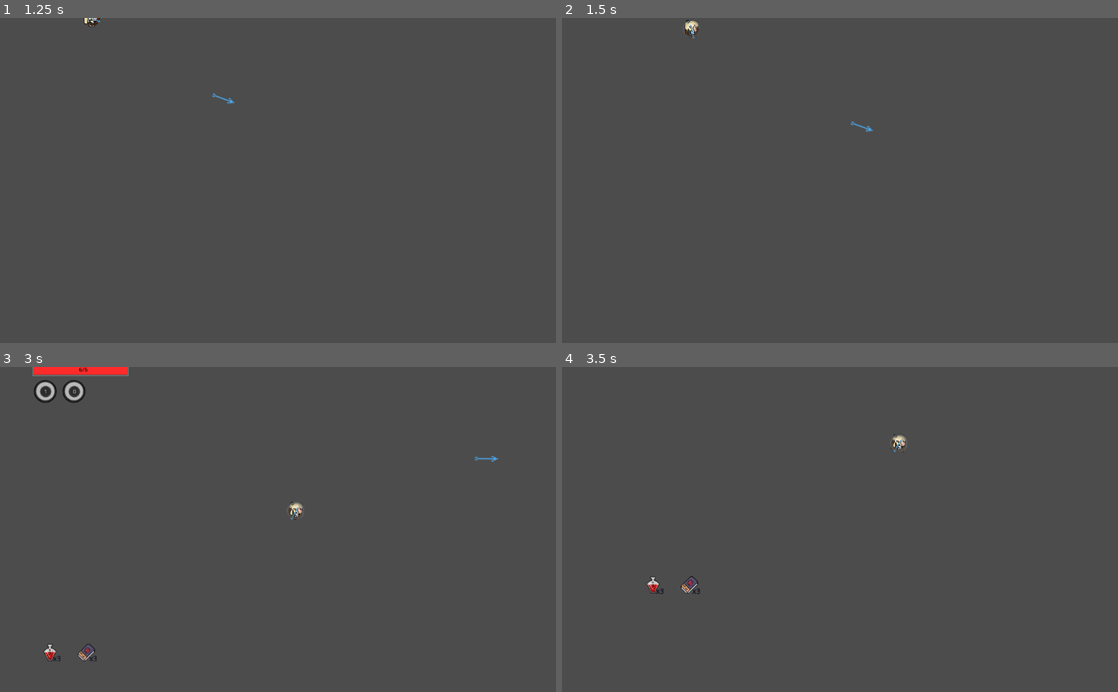
Above: before the commit, frames 1-4 (two rows, left to right).
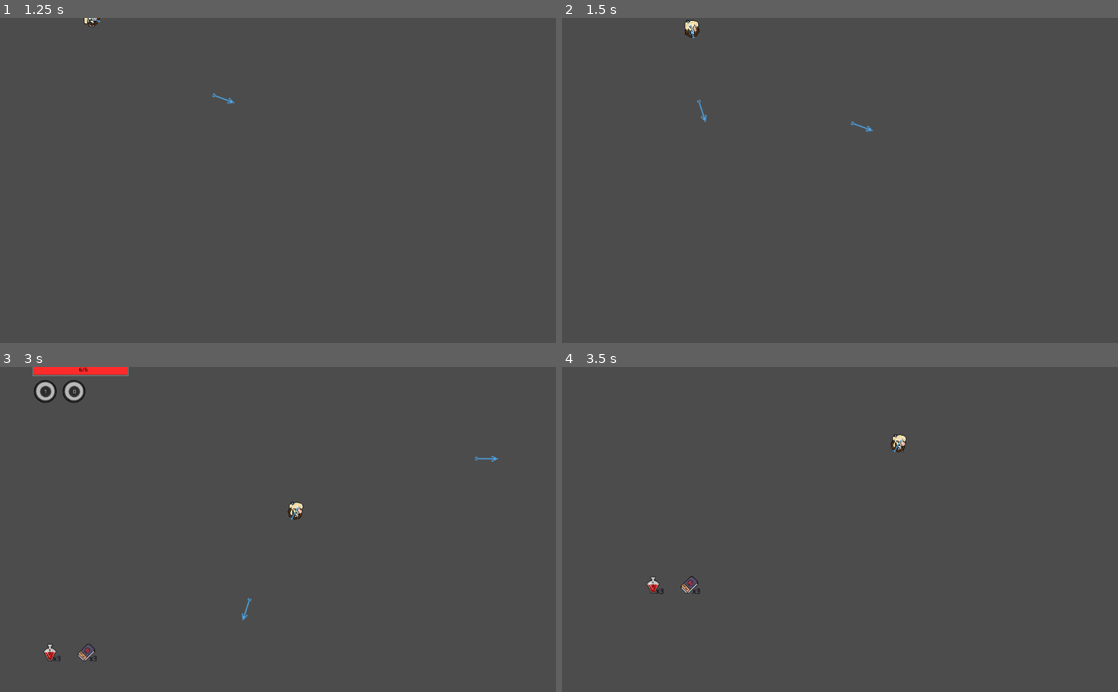
Above: after the commit, the same moments.

Repository: inazumaron/holo_world
Game: Godot game, scene res://player/130_Flare.tscn
Two runs of this game, one before a commit and one after it. Both use one fixed random seed, a clock stepped at 60 frames per second and the inputs below. This scene is started directly instead of the project's main scene. The engine's default icon, where the game draws it, is replaced by a stand-in: a white triangle on a blue panel in a dark square.
Inputs (mouse positions are in pixels of both pictures, inside the frame that each line leads up to):
- Up to frame 1 (1.25 s): tap Enter (ui_accept) at 0.5, 0.77 s; move the mouse to (400, 164) at 0.52 s; press the mouse at (400, 164) at 0.53 s; hold Right (ui_right) from 0.53 s (still down)
- Up to frame 2 (1.5 s): move the mouse to (728, 196) at 1.27 s; release Right (ui_right) at 1.28 s; release the mouse at (728, 196) at 1.28 s; hold Down (ui_down) from 1.28 s (still down); right-click (728, 196) at 1.35 s
- Up to frame 3 (3 s): tap Enter (ui_accept) at 1.52 s; move the mouse to (333, 458) at 2.02 s; release Down (ui_down) at 2.03 s; press the mouse at (333, 458) at 2.03 s; hold Right (ui_right) 2.03-2.78 s; move the mouse to (250, 594) at 2.77 s; release the mouse at (250, 594) at 2.78 s; hold Up (ui_up) from 2.78 s (still down); right-click (250, 594) at 2.85 s
- Up to frame 4 (3.5 s): keep holding Up (ui_up); tap Enter (ui_accept) at 3.02 s

Frame 1 is identical in both runs. In frame 2, less than 0.1% of the frame differs, in the area x 22-27%, y 0-33%; in frame 3, less than 0.1%, in the area x 43-55%, y 41-78%; in frame 4, less than 0.1%.

Commit message:
added flare skill and fixed some minor bugs

Diff:
--- a/levels/level_handler.gd
+++ b/levels/level_handler.gd
@@ -273,7 +273,7 @@
 func compute_stats():
 	room_count = floor(pow(level,1.5)) + 5
 	max_level_size = ceil(room_count/2)+1
-	enemy_budget = 5*floor(pow(level,1.5))
+	enemy_budget = 10*floor(pow(level,1.5))
 
 func generate_path(r_count, max_size, l_seed): #room count and max size of map (nxn)
 	rand_seed(l_seed)
--- a/obj/projectile.gd
+++ b/obj/projectile.gd
@@ -28,7 +28,8 @@
 var spin = false
 var spin_rate = 0
 
-var ignore_collision = false
+var ignore_collision = false	#does not damage on body enter
+var piercing = false			#damages on body enter but only frees after duration
 
 var AoeBubble = false
 var AoeBubbleSize = 32
@@ -115,7 +116,7 @@
 
 func timer(delta):
 	duration -= delta
-	if duration <= 0:
+	if duration <= 0 and duration != -1:
 		if self in SkillHandler.projectiles:
 			SkillHandler.projectiles.erase(self)
 		if death_anim != "":
@@ -126,6 +127,7 @@
 			for body in AoeBodies:
 				self.connect("EntityHit",body,"take_damage")
 			emit_signal("EntityHit",damage, effects)
+		duration = -1
 
 func getMidRange():
 	return Vector2(posStart.x + .5 * (posFinal.x - posStart.x), posStart.y + .5 * (posFinal.y - posStart.y))
@@ -161,8 +163,9 @@
 			if can_damage:
 				self.connect("EntityHit",body,"take_damage")
 				emit_signal("EntityHit",damage, effects)
+				self.disconnect("EntityHit",body,"take_damage")
 
-		if connected:
+		if connected and !piercing:
 			if death_anim != "":
 				set_process(false)
 				play(death_anim)
--- a/obj/projectile.tscn
+++ b/obj/projectile.tscn
@@ -64,26 +64,6 @@
 atlas = ExtResource( 2 )
 region = Rect2( 96, 32, 32, 32 )
 
-[sub_resource type="AtlasTexture" id=11]
-flags = 4
-atlas = ExtResource( 2 )
-region = Rect2( 0, 0, 32, 32 )
-
-[sub_resource type="AtlasTexture" id=12]
-flags = 4
-atlas = ExtResource( 2 )
-region = Rect2( 32, 0, 32, 32 )
-
-[sub_resource type="AtlasTexture" id=13]
-flags = 4
-atlas = ExtResource( 2 )
-region = Rect2( 64, 0, 32, 32 )
-
-[sub_resource type="AtlasTexture" id=14]
-flags = 4
-atlas = ExtResource( 2 )
-region = Rect2( 96, 0, 32, 32 )
-
 [sub_resource type="AtlasTexture" id=20]
 flags = 4
 atlas = ExtResource( 3 )
@@ -133,6 +113,26 @@
 flags = 4
 atlas = ExtResource( 4 )
 region = Rect2( 64, 16, 16, 16 )
+
+[sub_resource type="AtlasTexture" id=11]
+flags = 4
+atlas = ExtResource( 2 )
+region = Rect2( 0, 0, 32, 32 )
+
+[sub_resource type="AtlasTexture" id=12]
+flags = 4
+atlas = ExtResource( 2 )
+region = Rect2( 32, 0, 32, 32 )
+
+[sub_resource type="AtlasTexture" id=13]
+flags = 4
+atlas = ExtResource( 2 )
+region = Rect2( 64, 0, 32, 32 )
+
+[sub_resource type="AtlasTexture" id=14]
+flags = 4
+atlas = ExtResource( 2 )
+region = Rect2( 96, 0, 32, 32 )
 
 [sub_resource type="SpriteFrames" id=19]
 animations = [ {
@@ -151,25 +151,25 @@
 "name": "Rushia_orb_idle",
 "speed": 5.0
 }, {
+"frames": [ SubResource( 20 ) ],
+"loop": true,
+"name": "Flare_arrow",
+"speed": 5.0
+}, {
+"frames": [ SubResource( 3 ), SubResource( 4 ), SubResource( 5 ), SubResource( 6 ) ],
+"loop": true,
+"name": "Rushia_orb_end",
+"speed": 5.0
+}, {
+"frames": [ SubResource( 24 ), SubResource( 25 ), SubResource( 26 ), SubResource( 27 ), SubResource( 28 ) ],
+"loop": true,
+"name": "Pekora_bomb_explode",
+"speed": 10.0
+}, {
 "frames": [ SubResource( 11 ), SubResource( 12 ), SubResource( 13 ), SubResource( 14 ) ],
 "loop": true,
 "name": "Rushia_orb_create",
 "speed": 4.0
-}, {
-"frames": [ SubResource( 20 ) ],
-"loop": true,
-"name": "Flare_arrow",
-"speed": 5.0
-}, {
-"frames": [ SubResource( 3 ), SubResource( 4 ), SubResource( 5 ), SubResource( 6 ) ],
-"loop": true,
-"name": "Rushia_orb_end",
-"speed": 5.0
-}, {
-"frames": [ SubResource( 24 ), SubResource( 25 ), SubResource( 26 ), SubResource( 27 ), SubResource( 28 ) ],
-"loop": true,
-"name": "Pekora_bomb_explode",
-"speed": 10.0
 } ]
 
 [sub_resource type="CircleShape2D" id=29]
--- a/obj/skill_handler.gd
+++ b/obj/skill_handler.gd
@@ -54,6 +54,21 @@
 		return true
 	else:
 		return false
+
+func c130_piercingShot(source, buffs):
+	var arrow = proj_sprite.instance()
+	var weapon = source.weapon
+	if source.is_in_group("player"):
+		arrow.group = "player"
+	else:
+		arrow.group = "enemy"
+	arrow.damage = 2
+	arrow.rotation = weapon.rotation
+	arrow.position = weapon.bow_tip.get_global_position()
+	arrow.velocity = Vector2(2* weapon.arrow_speed,0).rotated(weapon.rotation)
+	arrow.piercing = true
+	get_tree().get_root().add_child(arrow)
+	arrow.play("Flare_arrow")
 
 func c132_shield(source, preBuff):
 	var buff_spr = buff_sprite.instance()
--- a/player/130_Flare.gd
+++ b/player/130_Flare.gd
@@ -13,7 +13,7 @@
 var ATTACK_DAMAGE = 1
 var ATTACK_EFFECTS = []
 
-var SPECIAL_CODE = "c132_shield"
+var SPECIAL_CODE = "c130_piercingShot"
 var SPECIAL_COOLDOWN = 1
 var SPECIAL_REGEN_TYPE = 0 #0 - auto, 1 - offensive, 2 - defensive
 var SPECIAL_EFFECTS = []
--- a/weapons/r_flare_bow.gd
+++ b/weapons/r_flare_bow.gd
@@ -9,6 +9,7 @@
 var damage = 1
 
 const proj_base = preload("res://obj/projectile.tscn")
+onready var bow_tip = $Bow_tip
 
 func _ready():
 	state = "idle"
